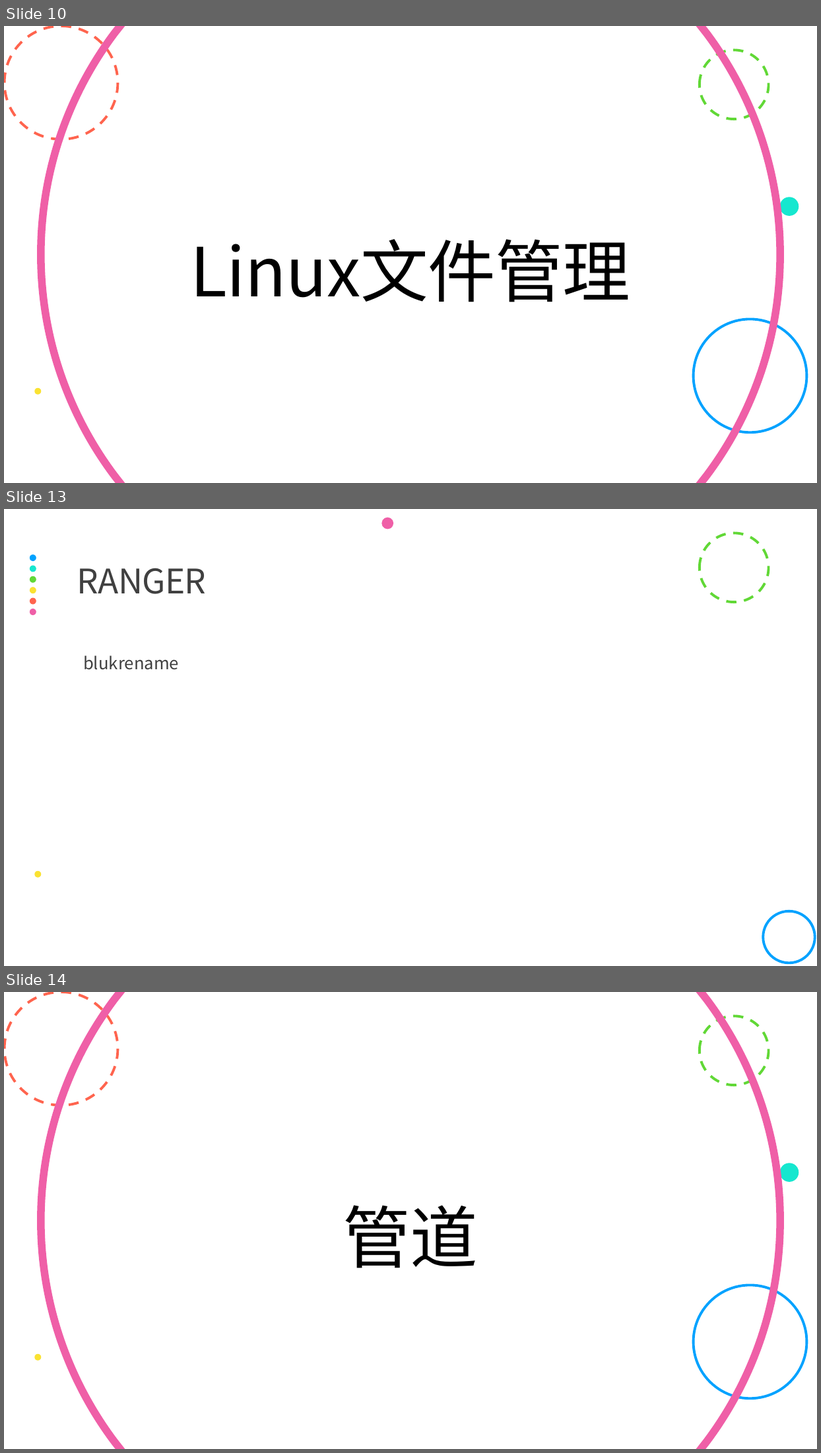
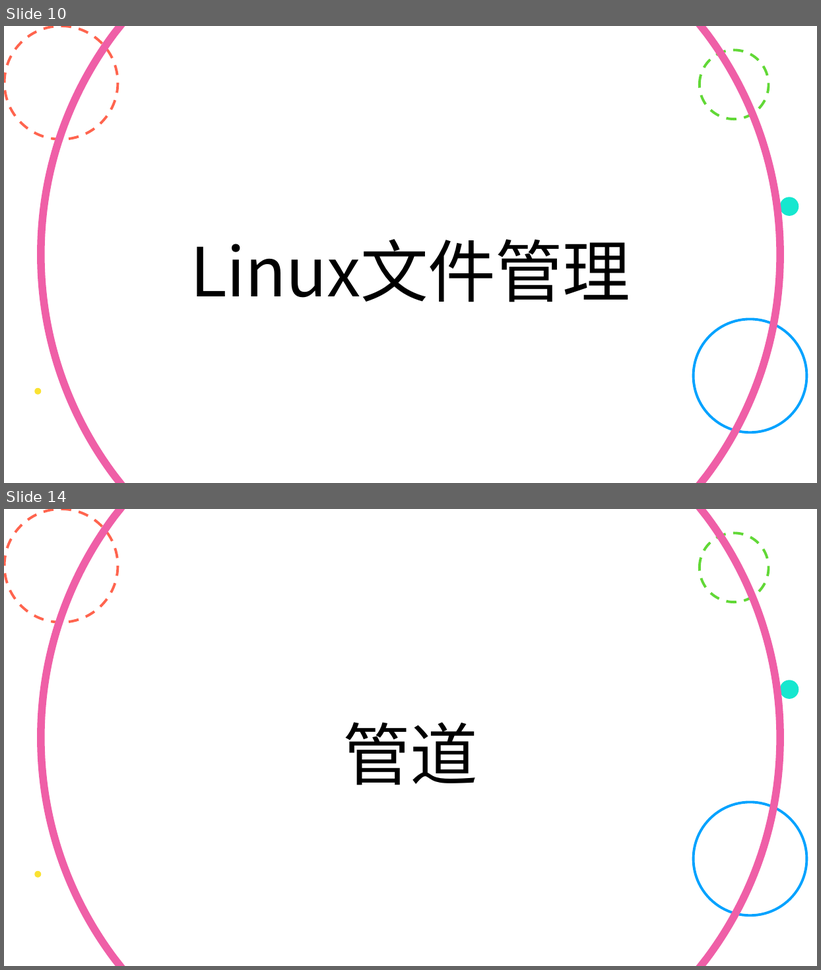
Before and after one commit to yrc123/yrcStudy, a slide deck: 服务外包/Linux使用基础.pptx. Shown one above the other, each under a label of ours: slides 10, 13 and 14 before the commit, slides 10 and 14 after it; the slides between them are not shown. The pictures are 821x1453 and 821x970 pixels, drawn with LibreOffice and Linux fonts; fonts in the diff are those of the drawing. Boxes give left, top, right and bottom in pixels: in the first picture for what was removed or moved away, otherwise in the second. Text is boxed around its words. In the diff, an @@ line names an element or a change of style, - is before the commit and + after.

```diff
--- a/服务外包/Linux使用基础.pptx
+++ b/服务外包/Linux使用基础.pptx
@@ slide 13 removed at bbox=[4, 509, 817, 966], background #FFFFFF; not listed: 2 template elements that a slide beside it also shows @@
@@ ellipse removed at bbox=[382, 518, 393, 529] @@
@@ group removed at bbox=[30, 555, 36, 615]: 6 ellipses @@
@@ title removed at bbox=[77, 568, 206, 594] @@
-RANGER
@@ text removed at bbox=[83, 656, 179, 670] @@
-  blukrename
@@ ellipse removed at bbox=[764, 912, 815, 964] @@
```
Also in this commit, not shown: 4 slides changed, 4 slides added, 3 other slides removed.
